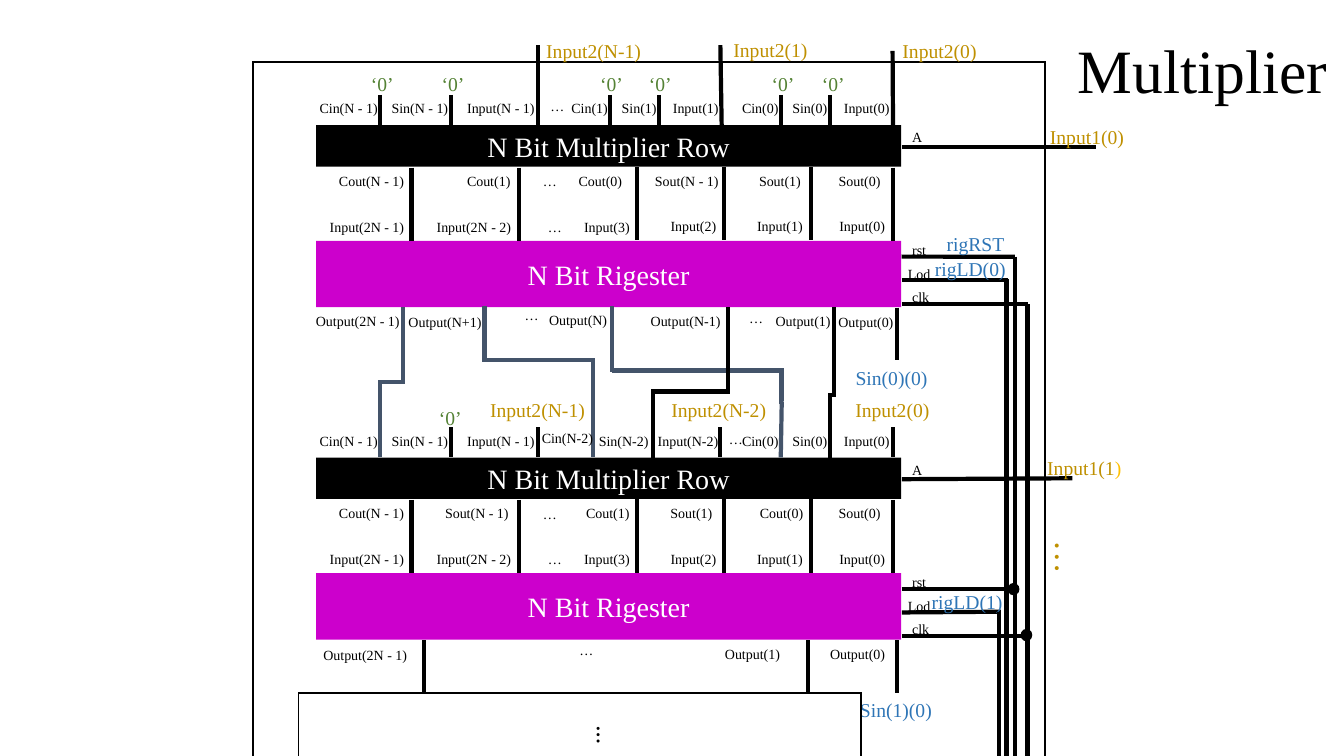
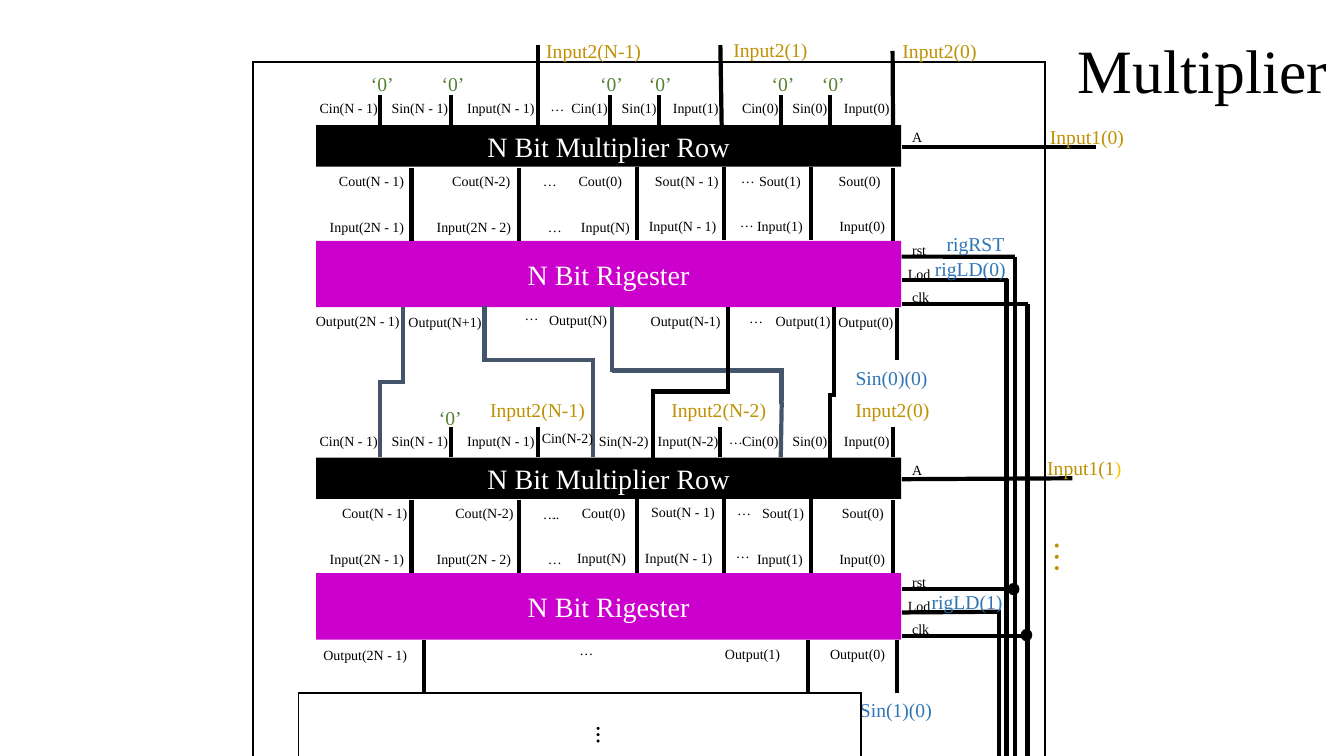
Before and after one commit to RAAvenger/N-Bit-Multiplier, a slide deck: slide 22 of Presentation.pptx (slide 10 before the commit). Drawn at 1344x756 pixels with LibreOffice and Linux fonts; fonts in the diff are those of the drawing. Boxes give left, top, right and bottom in pixels: in the first picture for what was removed or moved away, otherwise in the second. Text is boxed around its words. In the diff, an @@ line names an element or a change of style, - is before the commit and + after.

```diff
--- a/Presentation.pptx
+++ b/Presentation.pptx
@@ text at (x1=452, y1=176, x2=510, y2=189): text changed @@
-Cout(1)
+Cout(N-2)
@@ text at (x1=581, y1=222, x2=630, y2=235): text changed @@
-Input(3)
+Input(N)
@@ text at (x1=649, y1=221, x2=717, y2=234): text changed @@
-Input(2)
+Input(N - 1)
@@ text "Cout(N - 1)" moved from (x1=339, y1=508, x2=404, y2=521) to (x1=342, y1=508, x2=408, y2=521) @@
@@ text at (x1=455, y1=508, x2=513, y2=521): text changed @@
-Cout(1)
+Cout(N-2)
@@ text "Cout(0)" moved from (x1=760, y1=508, x2=803, y2=521) to (x1=582, y1=508, x2=625, y2=521) @@
@@ text "Sout(N - 1)" moved from (x1=445, y1=508, x2=509, y2=521) to (x1=651, y1=507, x2=715, y2=520) @@
@@ group added at (x1=726, y1=161, x2=752, y2=570): 4 texts @@
+…
+…
+…
+…
@@ text "Sout(1)" moved from (x1=670, y1=508, x2=712, y2=521) to (x1=762, y1=508, x2=804, y2=521) @@
@@ text at (x1=577, y1=553, x2=626, y2=566): text changed @@
-Input(3)
+Input(N)
@@ text at (x1=645, y1=553, x2=713, y2=566): text changed @@
-Input(2)
+Input(N - 1)
```
Also in this commit, not shown: 1 other slide changed, 18 slides added, 5 other files.
